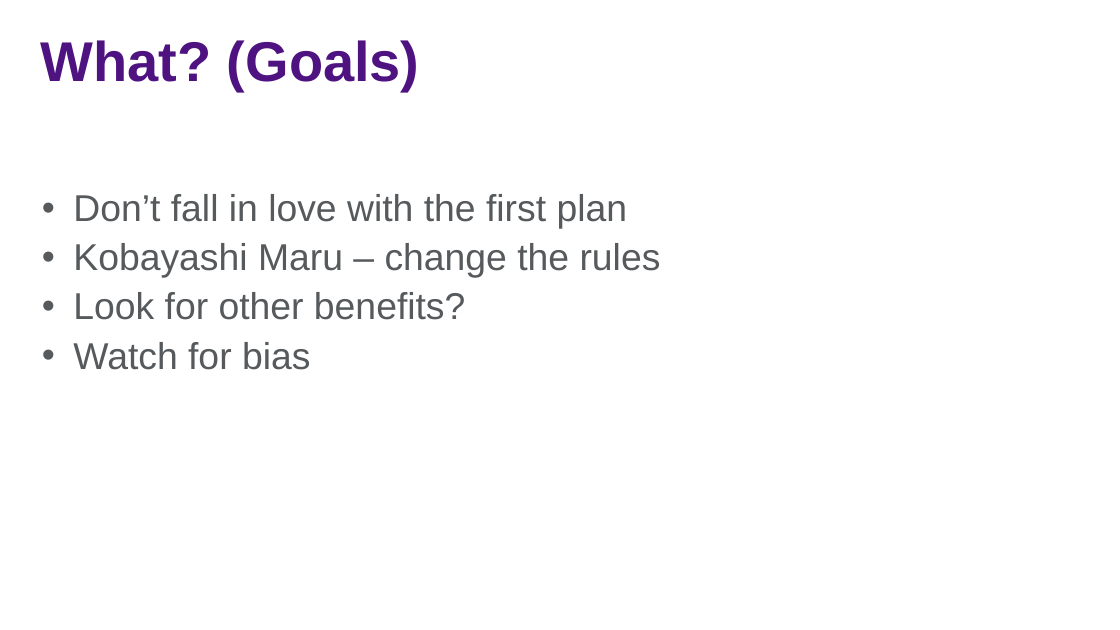
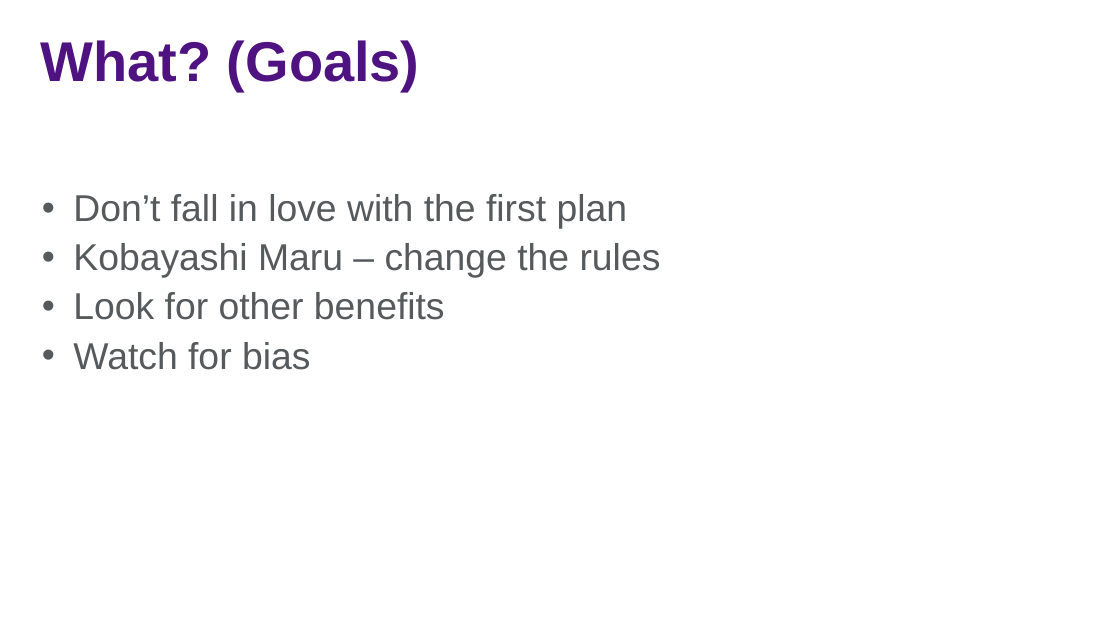
Before and after one commit to jasonjwood/presentations, a slide deck: slide 8 of InFusion2016 - Getting It Done - Jason Wood.pptx. Drawn at 1120x630 pixels with LibreOffice and Linux fonts; fonts in the diff are those of the drawing; background and template pictures are left out. Boxes give left, top, right and bottom in pixels: in the first picture for what was removed or moved away, otherwise in the second. Text is boxed around its words. In the diff, an @@ line names an element or a change of style, - is before the commit and + after.

```diff
--- a/InFusion2016 - Getting It Done - Jason Wood.pptx
+++ b/InFusion2016 - Getting It Done - Jason Wood.pptx
@@ text at (73,292,445,320): text changed @@
-• Look for other benefits?
+• Look for other benefits
```
Also in this commit, not shown: 6 other slides changed.
